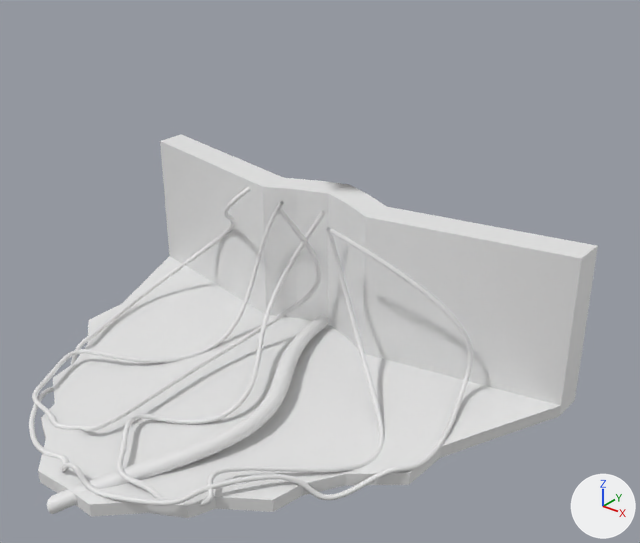
Renders of the FBX model Fallmen/Assets/MyProject/Prefabs/FallmenRobie.fbx from each side of a commit.
Rendered twice from a 50 mm camera at (67.9, -66.2, 59.9) aimed at (10.0, 6.2, 15.0). The lights are fixed; the arrows at lower right show +X, +Y and +Z. Where no turn or scale is listed for an object, it has been applied to the vertices.

Script lines for the objects in view, before the commit:
```python
me_cylinder_001 = bpy.data.meshes.new('Cylinder.001')
me_cylinder_001.from_pydata(...)  # 92 vertices, 66 faces; spans x -34.6..34.6, y -24.9..26.6, z -0.8..20.4
me_nurbspath_004 = bpy.data.meshes.new('NurbsPath.004')
me_nurbspath_004.from_pydata(...)  # 576 vertices, 564 faces; spans x -0.9..10.4, y -27.4..19.5, z -3.9..1.1
me_nurbspath_005 = bpy.data.meshes.new('NurbsPath.005')
me_nurbspath_005.from_pydata(...)  # 2304 vertices, 2292 faces; spans x -13.1..7.7, y 1.8..38.5, z -1.9..18.9
me_nurbspath_006 = bpy.data.meshes.new('NurbsPath.006')
me_nurbspath_006.from_pydata(...)  # 2304 vertices, 2292 faces; spans x -16.4..9.6, y 0.0..37.1, z -2.6..17.6
me_nurbspath_007 = bpy.data.meshes.new('NurbsPath.007')
me_nurbspath_007.from_pydata(...)  # 4320 vertices, 4308 faces; spans x -25.5..27.7, y -0.3..42.4, z -5.7..21.0
ob_cylinder = bpy.data.objects.new('Cylinder', me_cylinder_001)
ob_cylinder.location = (0.0, 0.0, -2.4)
ob_nurbspath = bpy.data.objects.new('NurbsPath', me_nurbspath_004)
ob_nurbspath.location = (0.0, 0.0, 0.0)
ob_nurbspath_001 = bpy.data.objects.new('NurbsPath.001', me_nurbspath_005)
ob_nurbspath_001.location = (-6.4, -20.6, 0.0)
ob_nurbspath_002 = bpy.data.objects.new('NurbsPath.002', me_nurbspath_006)
ob_nurbspath_002.location = (13.4, -20.6, 0.0)
ob_nurbspath_003 = bpy.data.objects.new('NurbsPath.003', me_nurbspath_007)
ob_nurbspath_003.location = (0.0, -23.4, 0.0)
```
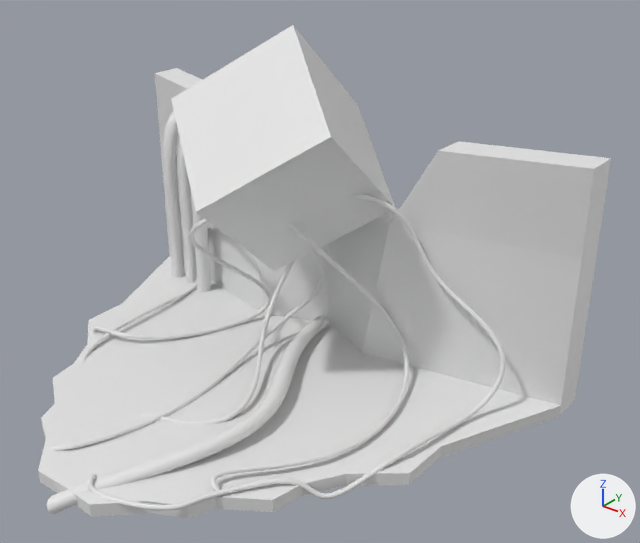
Commit message: Robie/新しいロビーを追加しました。

Boxes [x1, y1, x2, y2] around the edits, measured in the pictures (640 x 543 px):
'Cylinder', reshaped (17% taller)
    before: [38, 134, 598, 518]
    after: [38, 68, 611, 518]
'Cube', added
    after: [171, 25, 395, 271]
'NurbsPath.003', reshaped
    before: [29, 187, 473, 506]
    after: [82, 194, 505, 511]
'NurbsPath.002', reshaped (7% shorter)
    before: [117, 211, 384, 506]
    after: [140, 222, 409, 496]
'NurbsPath.001', reshaped
    before: [32, 200, 321, 431]
    after: [51, 219, 324, 451]
'NurbsPath.004', added
    after: [163, 111, 184, 277]
'NurbsPath.005', added
    after: [178, 139, 197, 283]
'NurbsPath.006', added
    after: [191, 192, 210, 292]
part 4 of me_cylinder_001, built on
    before: [160, 134, 597, 406]
    after: [155, 68, 611, 406]

Diff of the bpy script that builds the scene:
```diff
--- a/Fallmen/Assets/MyProject/Prefabs/FallmenRobie.fbx.py
+++ b/Fallmen/Assets/MyProject/Prefabs/FallmenRobie.fbx.py
@@ me_cylinder_001 @@
 # used by ob_cylinder; location = (0.0, 0.0, -2.4)
-me_cylinder_001.from_pydata(...)  # 92 vertices, 66 faces; spans x -34.6..34.6, y -24.9..26.6, z -0.8..20.4
+me_cylinder_001.from_pydata(...)  # 100 vertices, 74 faces; spans x -34.6..34.6, y -24.9..26.6, z -0.8..31.0
+# me_cylinder_001 part 4
+# 4 vertices are removed from x -8.6..8.6, y 17.0..21.5, z 20.4
+# 12 faces are deleted
+# 12 vertices are added at x -34.6..34.6, y 17.0..26.6, z 20.4..31.0
+# 20 new faces join them
@@ me_nurbspath_006 @@
 # used by ob_nurbspath_002; location = (13.4, -20.6, 0.0)
-me_nurbspath_006.from_pydata(...)  # 2304 vertices, 2292 faces; spans x -16.4..9.6, y 0.0..37.1, z -2.6..17.6
+me_nurbspath_006.from_pydata(...)  # 2304 vertices, 2292 faces; spans x -18.7..7.4, y 4.9..38.6, z -6.3..20.9
+# me_nurbspath_006 part 1: 2304 of 2304 vertices moved; they spanned x -16.4..9.6, y 0.0..37.1, z -2.6..17.6 and now span x -18.7..7.4, y 4.9..38.6, z -6.3..20.9; mean shift (-0.6, 4.5, -1.6); largest move (-9.5, 0.3, -0.8) -> (-9.0, 14.7, -5.0)
@@ me_nurbspath_005 @@
 # used by ob_nurbspath_001; location = (-6.4, -20.6, 0.0)
-me_nurbspath_005.from_pydata(...)  # 2304 vertices, 2292 faces; spans x -13.1..7.7, y 1.8..38.5, z -1.9..18.9
+me_nurbspath_005.from_pydata(...)  # 2304 vertices, 2292 faces; spans x -17.9..7.7, y -1.0..39.4, z -4.6..19.7
+# me_nurbspath_005 part 3: 2292 of 2304 vertices moved; they spanned x -13.1..7.7, y 1.8..38.5, z -1.9..17.6 and now span x -17.9..7.7, y -1.0..39.4, z -4.6..19.7; mean shift (0.0, 1.2, -1.1); largest move (-0.1, 36.8, 13.3) -> (0.1, 21.7, 17.1)
@@ me_nurbspath_007 @@
 # used by ob_nurbspath_003; location = (0.0, -23.4, 0.0)
-me_nurbspath_007.from_pydata(...)  # 4320 vertices, 4308 faces; spans x -25.5..27.7, y -0.3..42.4, z -5.7..21.0
+me_nurbspath_007.from_pydata(...)  # 4320 vertices, 4308 faces; spans x -25.5..29.1, y -0.6..43.8, z -4.0..23.3
+# me_nurbspath_007 part 2: 4308 of 4320 vertices moved; they spanned x -25.5..27.7, y -0.3..42.4, z -5.7..20.0 and now span x -25.5..29.1, y -0.6..43.8, z -4.0..23.3; mean shift (0.4, 3.8, 0.5); largest move (-23.0, 22.0, -1.1) -> (-22.6, 40.1, -1.5)
@@ me_nurbspath_001 @@
+me_nurbspath_001.from_pydata(...)  # 576 vertices, 564 faces; spans x -1.0..1.0, y -3.3..3.1, z -11.7..14.8
@@ me_cube @@
+me_cube.from_pydata(...)  # a box spanning x -1.0..1.0, y -1.0..1.0, z -1.0..1.0
@@ ob_nurbspath_005 @@
+ob_nurbspath_005 = bpy.data.objects.new('NurbsPath.005', me_nurbspath_001)
+ob_nurbspath_005.location = (-25.0, 20.5, 9.9)
@@ ob_nurbspath_004 @@
+ob_nurbspath_004 = bpy.data.objects.new('NurbsPath.004', me_nurbspath_001.copy())
+ob_nurbspath_004.location = (-28.3, 20.5, 9.9)
@@ ob_cube @@
+ob_cube = bpy.data.objects.new('Cube', me_cube)
+ob_cube.location = (0.0, 11.6, 25.9)
+ob_cube.rotation_euler = (0.781, 0.759, 1.561)  # degrees (45, 43, 89)
+ob_cube.scale = (-8.74, -8.74, -8.74)
@@ ob_nurbspath_006 @@
+ob_nurbspath_006 = bpy.data.objects.new('NurbsPath.006', me_nurbspath_001.copy())
+ob_nurbspath_006.location = (-21.5, 19.5, 9.9)
```
